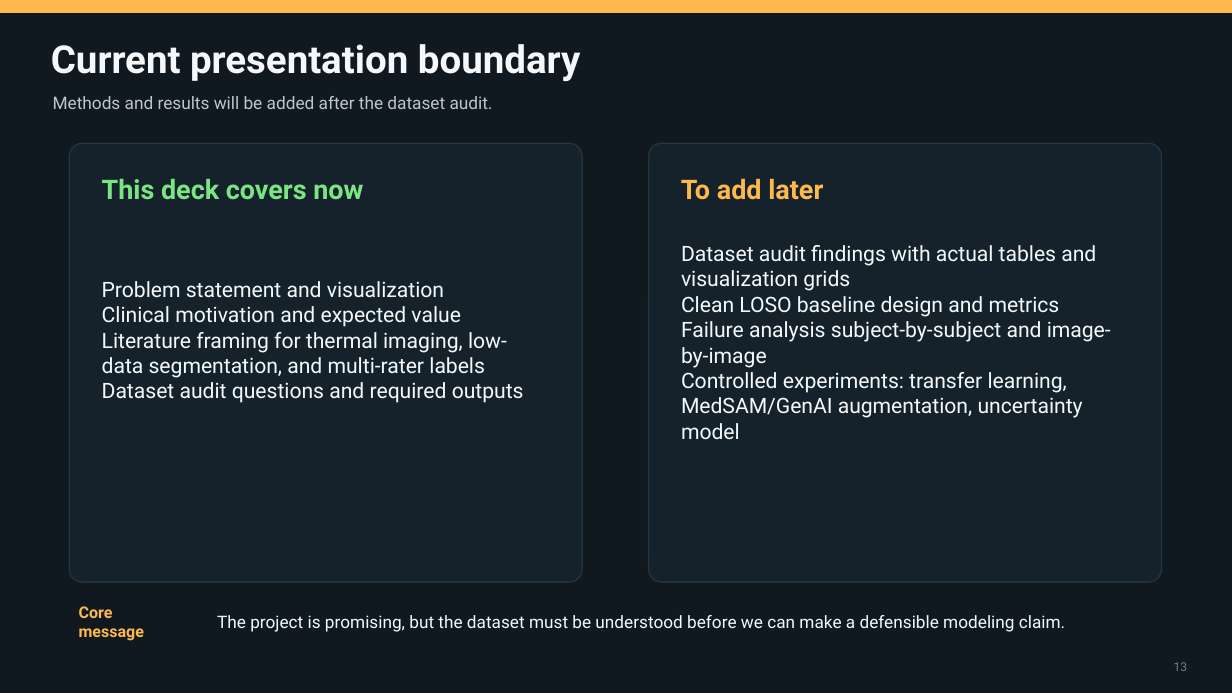
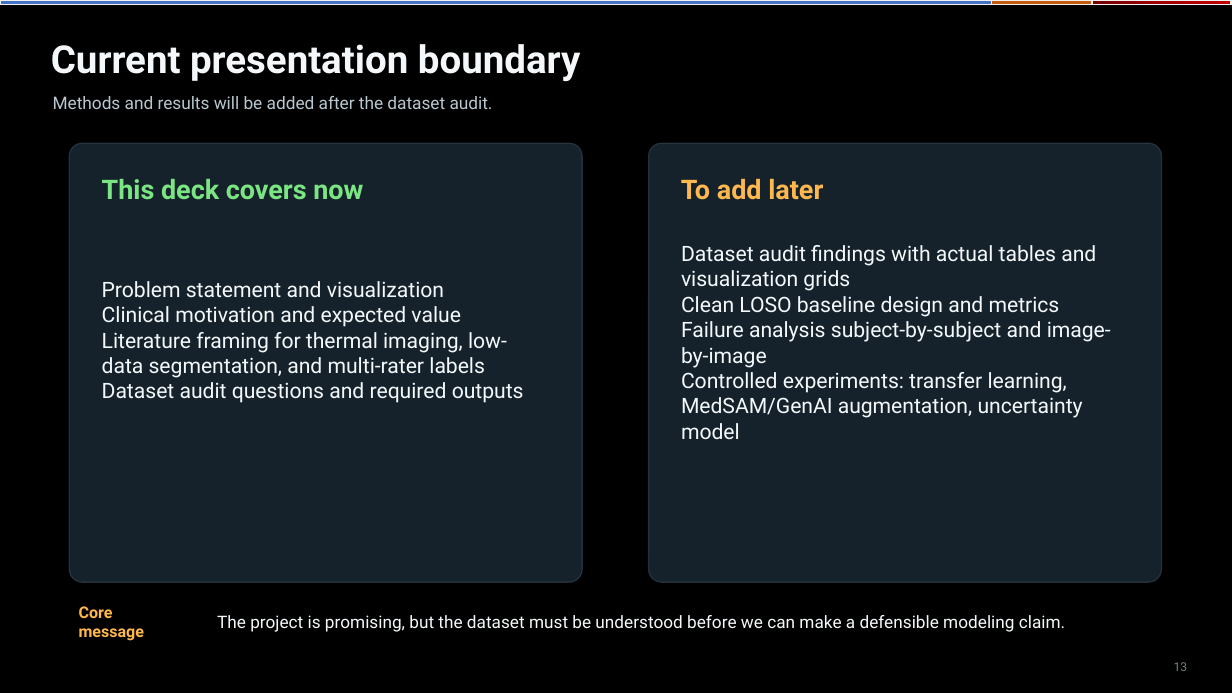
Before and after one commit to RafsanJany-44/Cool_GANs, a slide deck: slide 14 of KM_Thermal_ColdRegion_Intro_DatasetDeck.pptx (slide 15 before the commit). Drawn at 1232x693 pixels with LibreOffice and Linux fonts; fonts in the diff are those of the drawing. Boxes give left, top, right and bottom in pixels: in the first picture for what was removed or moved away, otherwise in the second. Text is boxed around its words. In the diff, an @@ line names an element or a change of style, - is before the commit and + after.

```diff
--- a/KM_Thermal_ColdRegion_Intro_DatasetDeck.pptx
+++ b/KM_Thermal_ColdRegion_Intro_DatasetDeck.pptx
@@ background #101820 to #000000 @@
@@ rectangle: place and size @@
-rectangle at <box>0,0,1232,12</box>
+rectangle at <box>0,0,992,5</box>
@@ rectangle at <box>0,0,992,5</box>: fill #FFB84D to #4472C4; outline #FFB84D 1 pt to #F2F2F2 1 pt @@
@@ rectangle removed at <box>0,0,1232,693</box> @@
@@ rectangle added at <box>992,0,1092,5</box>, fill #C55A11, outline #F2F2F2 1 pt @@
@@ rectangle added at <box>1092,0,1231,5</box>, fill gradient #720000 to #A20000 to #C00000, outline #F2F2F2 1 pt @@
```
Also in this commit, not shown: 11 other slides changed, 3 slides added, 4 slides removed.
